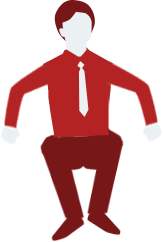
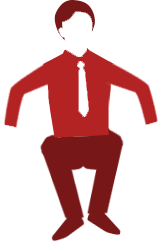
Two versions of the same layered image (163x242). Layer-by-layer changes:
added layer "레이어 1" above "색조/채도 1" over box(1, 11, 162, 144)
